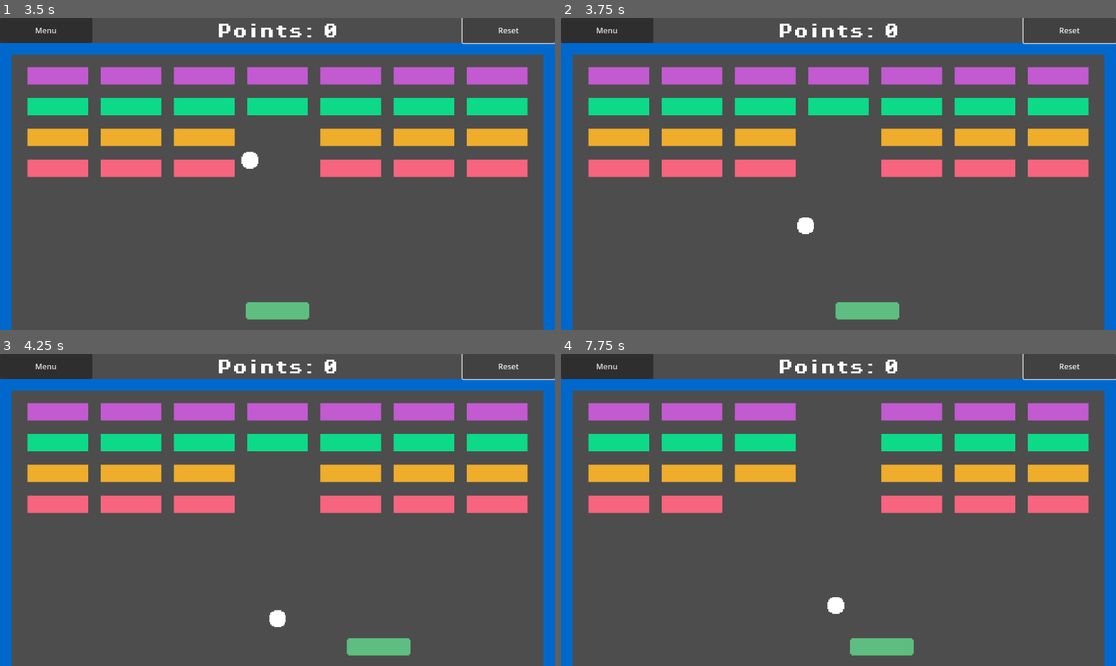
Above: before the commit, frames 1-4 (two rows, left to right).
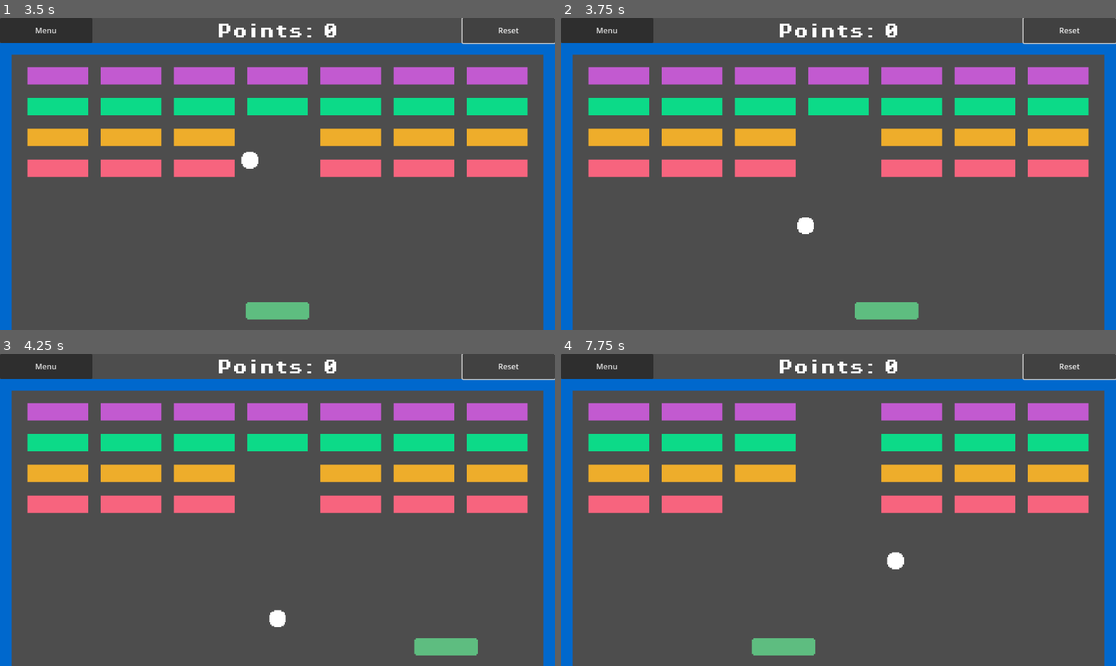
Above: after the commit, the same moments.

Repository: Mimi522/Godot-20-Game-Challenge
Game: Godot game, scene res://scenes/main_menu.tscn
Two runs of this game, one before a commit and one after it. Both use one fixed random seed, a clock stepped at 60 frames per second and the inputs below.
Inputs:
- Up to frame 1 (3.5 s): click "Player vs Player" at 0.5 s; click "Menu" at 1.25 s; click "Player vs AI" at 2 s; click "Reset" at 2.75 s
- Up to frame 2 (3.75 s): hold Right (Move Right) from 3.53 s (still down)
- Up to frame 3 (4.25 s): keep holding Right (Move Right)
- Up to frame 4 (7.75 s): release Right (Move Right) at 4.28 s; hold Left (Move Left) 4.28-5.03 s; hold Right (Move Right) 5.03-6.53 s; hold Left (Move Left) from 6.53 s (still down)

Frame 1 is identical in both runs. In frame 2, 0.4% of the frame differs, in the area x 49-65%, y 91-97%; in frame 3, 1.3%; in frame 4, 1.6%, in the area x 34-64%, y 63-97%.

Commit message:
feat: add lives

Diff:
--- a/Breakout/scenes/game.tscn
+++ b/Breakout/scenes/game.tscn
@@ -72,5 +72,5 @@
 
 [node name="Blocks" type="Node2D" parent="."]
 
-[connection signal="body_entered" from="BottomWall" to="." method="_on_dead_zone_body_entered_left"]
+[connection signal="body_entered" from="BottomWall" to="." method="_on_bottom_wall_body_entered"]
 [connection signal="pressed" from="BackToMenu" to="." method="_on_back_to_menu_pressed"]
--- a/Breakout/scripts/game.gd
+++ b/Breakout/scripts/game.gd
@@ -14,6 +14,7 @@
 const score_txt = "Points: %s"
 
 var player_score := 0
+var player_lives := 3
 
 signal ball_spawned(ball)
 
@@ -25,11 +26,9 @@
 func _process(_delta):
 	update_score()
 
-func _on_dead_zone_body_entered_left(body):
+func _on_bottom_wall_body_entered(body):
 	despawn_ball(body)
-
-func _on_dead_zone_body_entered_right(body):
-	despawn_ball(body)
+	player_lives -= 1
 
 func spawn_ball():
 	var ball = ball_scene.instantiate()
--- a/Breakout/scripts/paddle.gd
+++ b/Breakout/scripts/paddle.gd
@@ -1,6 +1,6 @@
 extends CharacterBody2D
 
-const SPEED = 300.0
+const SPEED = 500.0
 
 func _physics_process(_delta):
 	var direction = Input.get_axis("Move Left", "Move Right")
